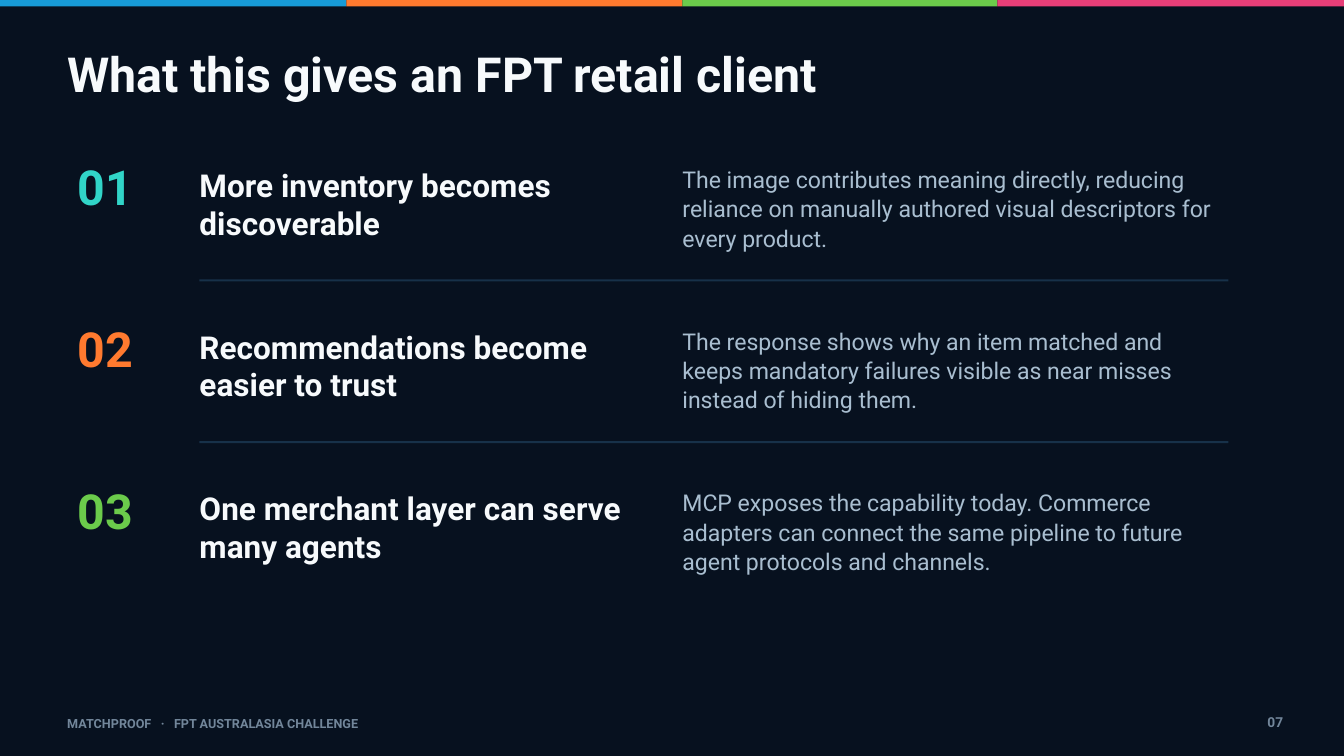
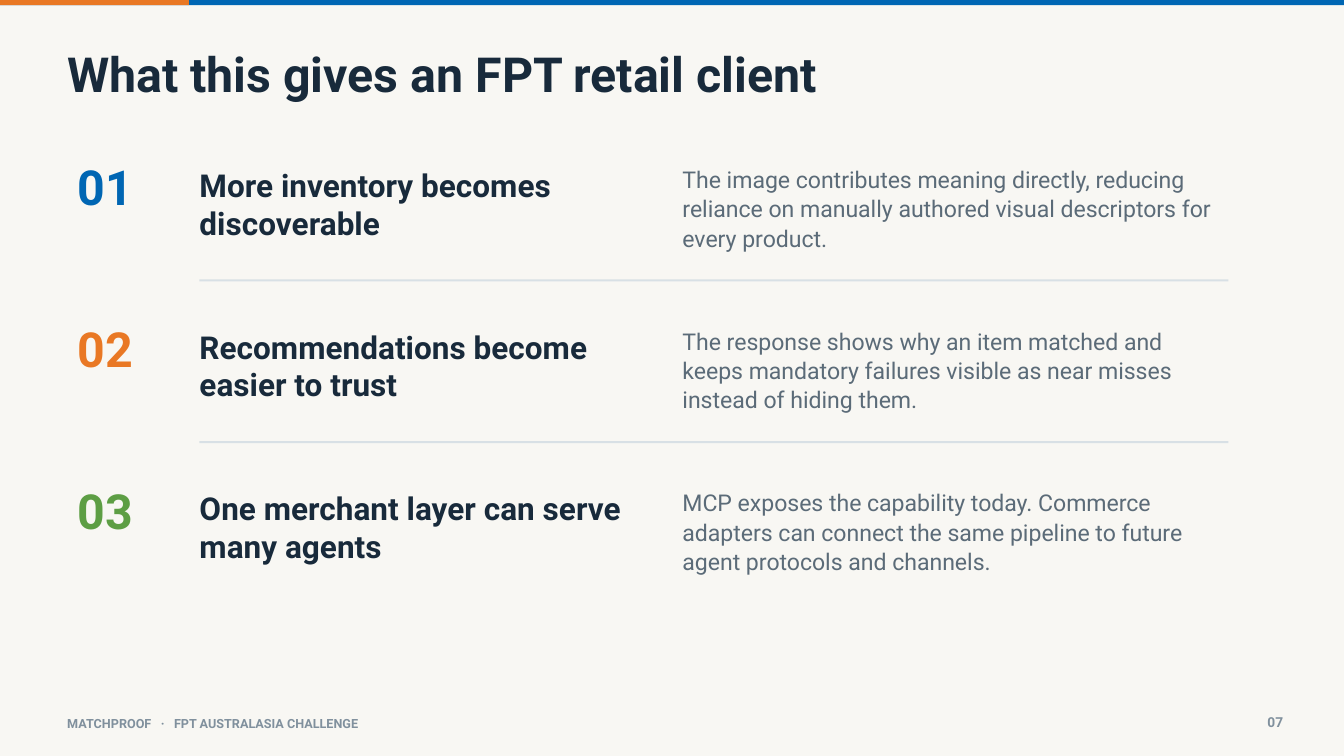
Before and after one commit to Lolmantran/UAVS-Hackathon-2026, a slide deck: slide 7 of MatchProof_FPT_Ecommerce_Pitch_Deck.pptx. Drawn at 1344x756 pixels with LibreOffice and Linux fonts; fonts in the diff are those of the drawing. Boxes give left, top, right and bottom in pixels: in the first picture for what was removed or moved away, otherwise in the second. Text is boxed around its words. In the diff, an @@ line names an element or a change of style, - is before the commit and + after.

Commit message:
Restyle FPT pitch deck with light theme

```diff
--- a/MatchProof_FPT_Ecommerce_Pitch_Deck.pptx
+++ b/MatchProof_FPT_Ecommerce_Pitch_Deck.pptx
@@ background #07111F to #F8F7F3 @@
@@ rectangle: place and size @@
-rectangle at (347,0,683,6)
+rectangle at (0,0,190,5)
@@ rectangle at (0,0,190,5): fill #FF7A2F to #E97824 @@
@@ rectangle removed at (0,0,347,6) @@
@@ rectangle added at (0,0,1344,5), fill #0066B3 @@
@@ rectangle removed at (683,0,997,6) @@
@@ rectangle removed at (998,0,1344,6) @@
@@ text "01" at (78,170,133,206): text colour #31D5C8 to #0066B3 @@
@@ rectangle at (200,279,1229,281): fill #173149 to #D8E0E5 @@
@@ text "02" at (78,332,133,368): text colour #FF7A2F to #E97824 @@
@@ rectangle at (200,442,1229,444): fill #173149 to #D8E0E5 @@
@@ text "03" at (78,494,133,530): text colour #6BCB4B to #5D9E44 @@
@@ text colour #F7FAFC to #182A3B in 4 elements at (67,55,817,102), (199,173,551,236), (199,335,587,397), (199,496,621,565) @@
@@ text colour #A9BED0 to #5B6B78 in 3 elements at (682,170,1211,252), (682,332,1172,413), (682,493,1183,575) @@
@@ text "MATCHPROOF · FPT AUSTRALASIA CHALLENGE" at (67,719,358,728): text colour #72869A to #80909D @@
@@ text "07" at (1267,717,1283,727): text colour #72869A to #80909D @@
```
Also in this commit, not shown: 8 other slides changed.
